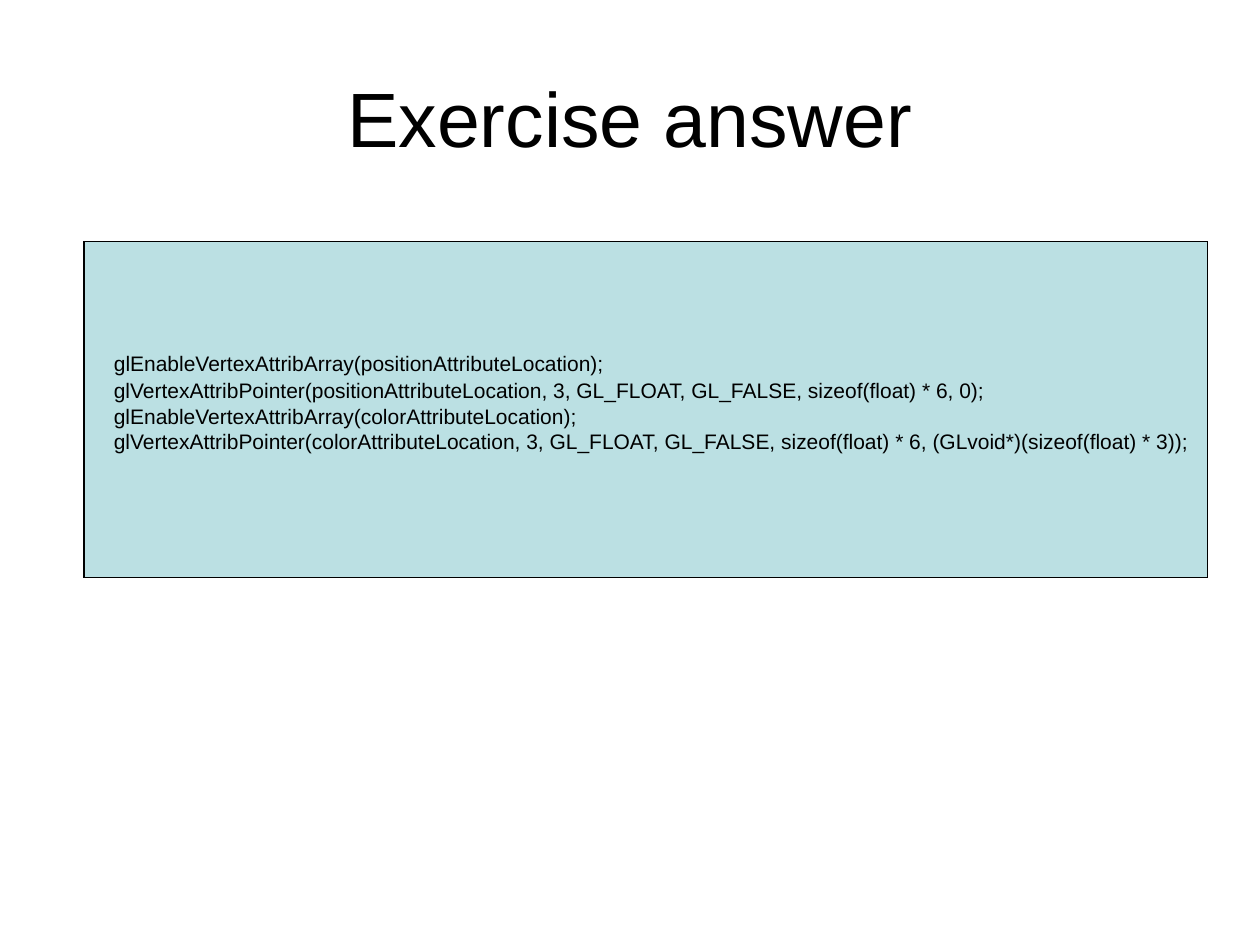
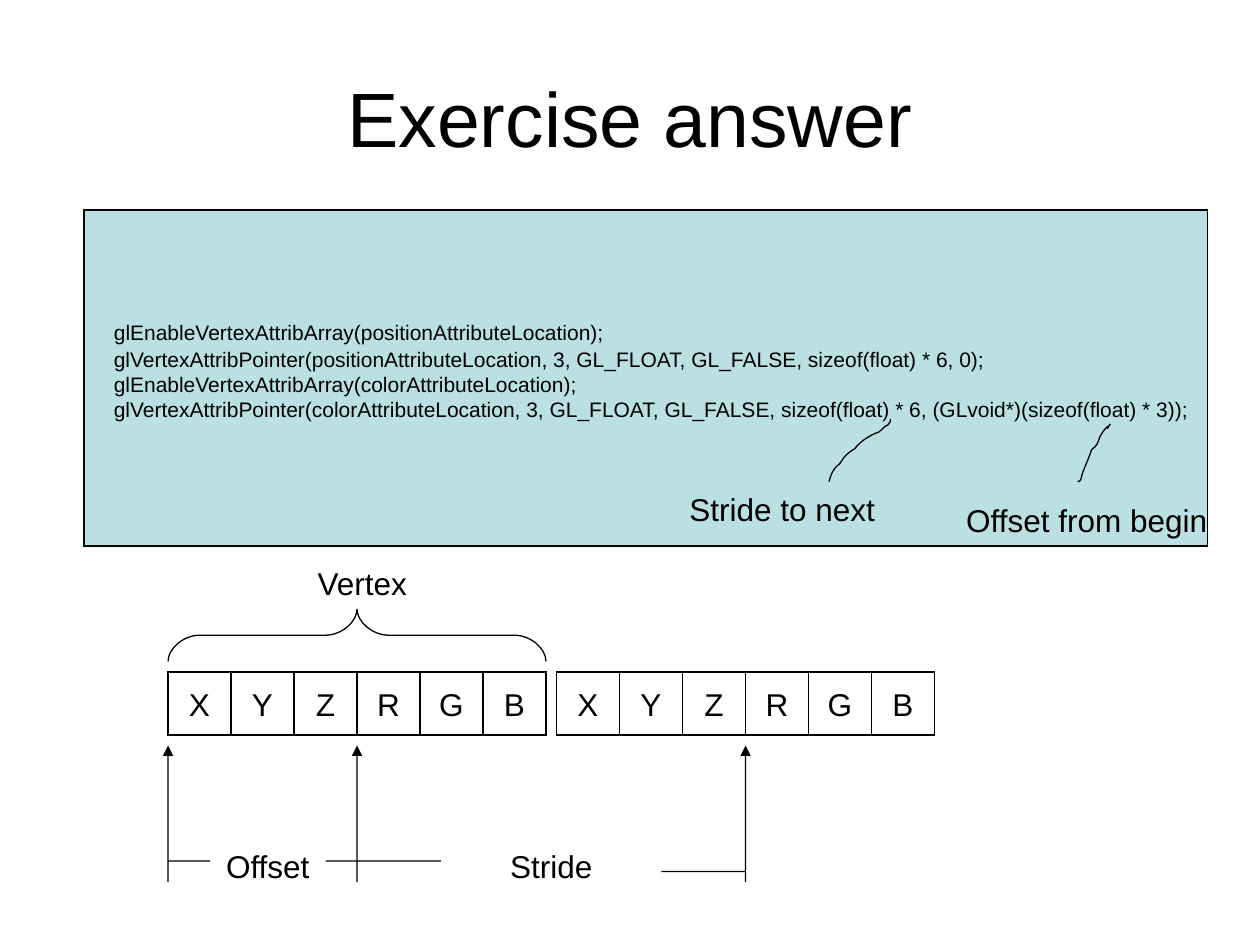
Before and after one commit to ianslayer/gpu_course, a slide deck: slide 7 of course2/animation.ppt (slide 5 before the commit). Drawn at 1260x945 pixels with LibreOffice and Linux fonts; fonts in the diff are those of the drawing. Boxes give left, top, right and bottom in pixels: in the first picture for what was removed or moved away, otherwise in the second. Text is boxed around its words. In the diff, an @@ line names an element or a change of style, - is before the commit and + after.

```diff
--- a/course2/animation.ppt
+++ b/course2/animation.ppt
@@ rectangle "glEnableVertexAttribArray(positionAttributeLocation);" moved from (x1=84, y1=242, x2=1208, y2=578) to (x1=84, y1=210, x2=1208, y2=547) @@
@@ freeform shape added at (x1=1077, y1=418, x2=1114, y2=481), outline #000000 0.74 pt @@
@@ freeform shape added at (x1=829, y1=420, x2=891, y2=483), outline #000000 0.74 pt @@
@@ text added at (x1=689, y1=498, x2=875, y2=522), 18 pt, text #000000 @@
+Stride to next
@@ text added at (x1=966, y1=509, x2=1207, y2=538), 18 pt, text #000000 @@
+Offset from begin
@@ group added at (x1=168, y1=573, x2=935, y2=882): 12 rectangles, 4 lines, 3 texts, 3 arrows, 1 freeform shape @@
+X
+Y
+Z
+R
+G
+B
+X
+Y
+Z
+R
+G
+B
+Vertex
+Stride
+Offset
```
Also in this commit, not shown: 1 other slide changed, 5 slides added, 1 slide removed, 15 other files.
